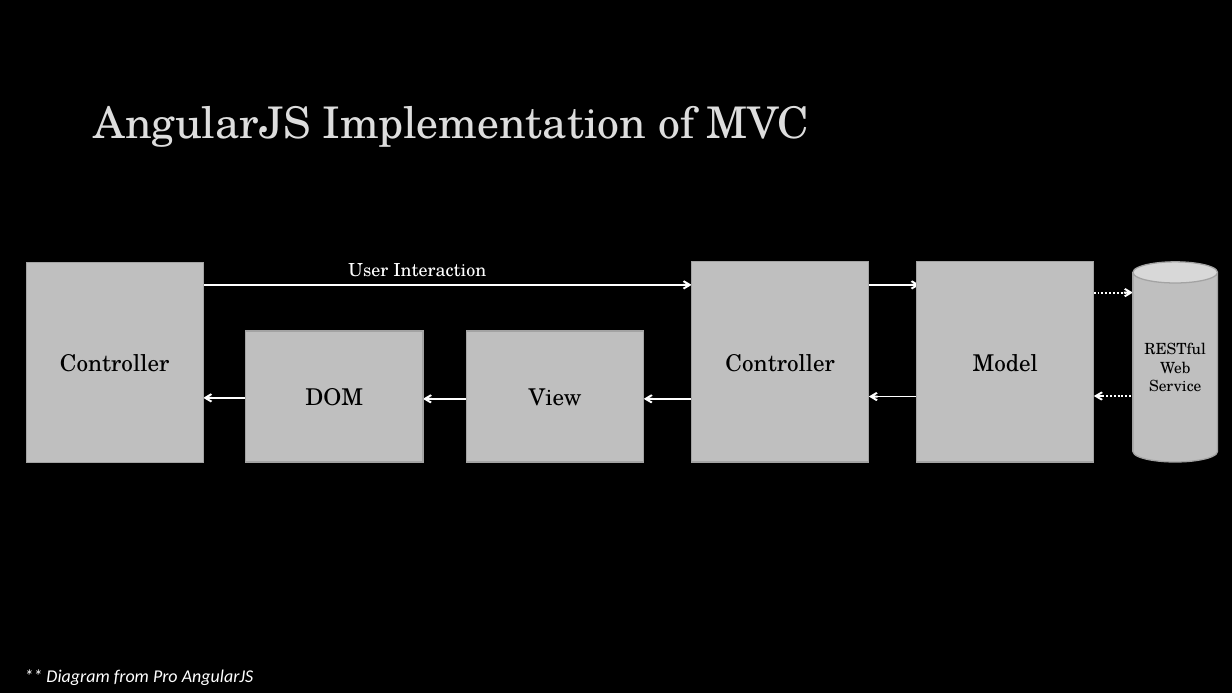
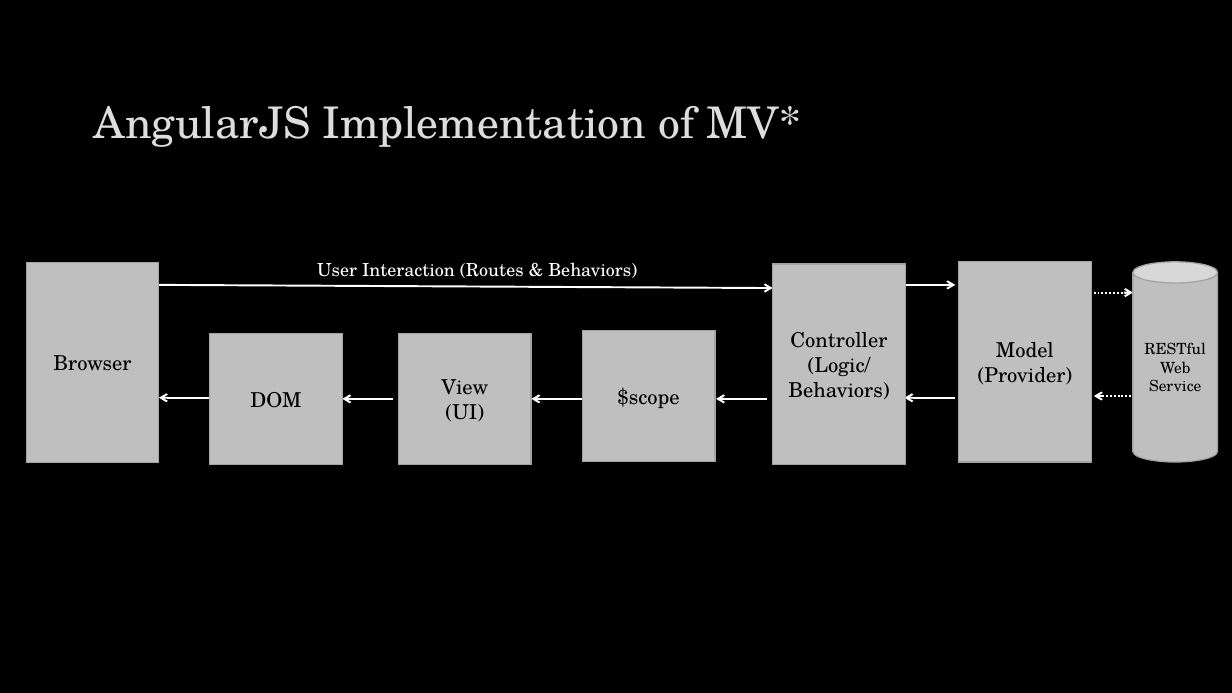
Before and after one commit to spietrek/SharePointCincy2015, a slide deck: slide 11 of Building SPAs in SharePoint Using AngularJS.pptx (slide 18 before the commit). Drawn at 1232x693 pixels with LibreOffice and Linux fonts; fonts in the diff are those of the drawing; background and template pictures are left out. Boxes give left, top, right and bottom in pixels: in the first picture for what was removed or moved away, otherwise in the second. Text is boxed around its words. In the diff, an @@ line names an element or a change of style, - is before the commit and + after.

```diff
--- a/Building SPAs in SharePoint Using AngularJS.pptx
+++ b/Building SPAs in SharePoint Using AngularJS.pptx
@@ title at box(94, 106, 801, 147): text changed @@
-AngularJS Implementation of MVC
+AngularJS Implementation of MV*
@@ rectangle "Browser": place and size @@
-rectangle "Browser" at box(26, 262, 203, 463)
+rectangle "Browser" at box(26, 262, 159, 463)
@@ text at box(317, 262, 637, 278): text changed @@
-User Interaction
+User Interaction (Routes & Behaviors)
@@ rectangle "Controller": place and size @@
-rectangle "Controller" at box(692, 262, 870, 462)
+rectangle "Controller" at box(773, 264, 906, 465)
@@ rectangle "Model": place and size @@
-rectangle "Model" at box(917, 262, 1094, 462)
+rectangle "Model" at box(959, 262, 1092, 462)
@@ arrow moved from (203, 285) - (692, 285) to (159, 285) - (773, 288) @@
@@ arrow moved from (869, 285) - (920, 285) to (905, 285) - (956, 285) @@
@@ text in rectangle at box(53, 355, 131, 371): text changed; size 18 to 16 pt @@
-Controller
+Browser
@@ rectangle "DOM": place and size @@
-rectangle "DOM" at box(246, 331, 423, 462)
+rectangle "DOM" at box(210, 334, 343, 465)
@@ rectangle "DOM" at box(210, 334, 343, 465): size 18 to 16 pt @@
@@ rectangle "View": place and size @@
-rectangle "View" at box(467, 331, 644, 462)
+rectangle "View" at box(398, 334, 531, 465)
@@ rectangle added at box(582, 331, 715, 462), fill #BFBFBF, outline #A3A3A3 1 pt, 16 pt, text #000000 @@
+$scope
@@ text in rectangle at box(788, 357, 889, 399): paragraph added @@
+(Logic/ Behaviors)
@@ text in rectangle at box(790, 332, 887, 348): size 18 to 16 pt in "Controller" @@
@@ text in rectangle at box(996, 342, 1054, 358): size 18 to 16 pt in "Model" @@
@@ text in rectangle at box(441, 379, 488, 395): size 18 to 16 pt in "View" @@
@@ text in rectangle at box(978, 367, 1073, 384): paragraph added @@
+(Provider)
@@ arrow moved from (203, 398) - (254, 398) to (159, 397) - (210, 397) @@
@@ arrow moved from (423, 399) - (474, 399) to (343, 399) - (394, 399) @@
@@ text in rectangle at box(445, 404, 484, 421): paragraph added @@
+(UI)
@@ arrow added from (582, 399) to (531, 399), #FFFFFF 1.5 pt @@
@@ arrow moved from (644, 399) - (695, 399) to (716, 399) - (767, 399) @@
@@ arrow moved from (869, 396) - (920, 396) to (905, 397) - (956, 397) @@
@@ text removed at box(46, 669, 254, 685) @@
-** Diagram from Pro AngularJS
```
Also in this commit, not shown: 12 other slides changed, 8 slides removed.
